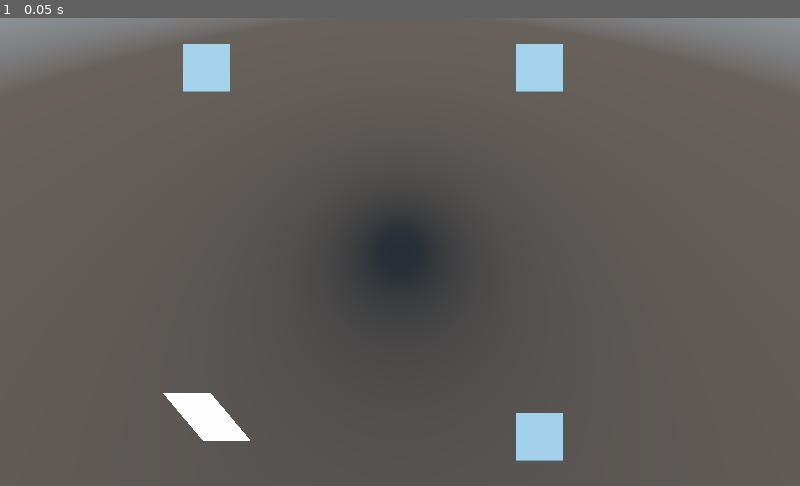
Above: before the commit, frame 1.
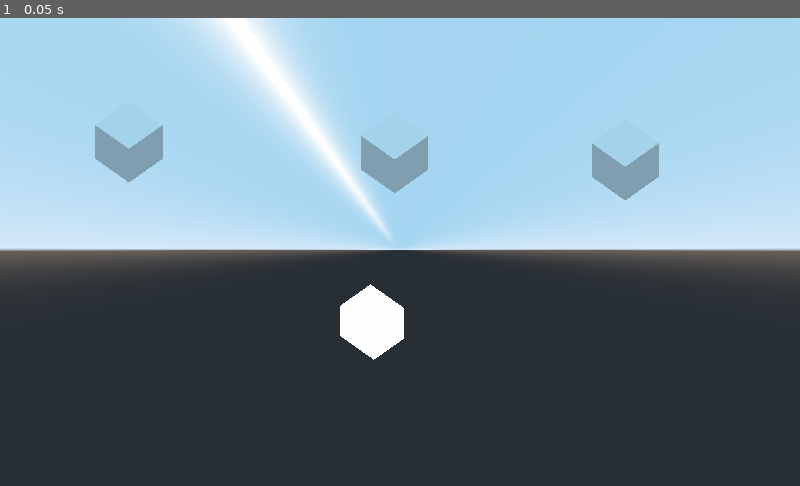
Above: after the commit, the same moment.

Repository: EamonnMR/galactic-night
Game: Godot game, scene res://main.tscn
Two runs of this game, one before a commit and one after it. Both use one fixed random seed, a clock stepped at 60 frames per second and the inputs below.
Inputs:
- Up to frame 1 (0.05 s): no input

The runs differ from the first frame. In frame 1, 96% of the frame differs, in the area x 0-100%, y 0-100%.

Commit message:
First attempt at a perspective shader
https://webglfundamentals.org/webgl/lessons/webgl-3d-perspective.html

(for reference)

Diff:
--- /dev/null
+++ b/MeshInstance.gd
@@ -0,0 +1,4 @@
+extends MeshInstance
+
+func _ready():
+	get_surface_material(0).set_shader_param("position", global_transform.origin)
--- a/main.tscn
+++ b/main.tscn
@@ -1,24 +1,20 @@
-[gd_scene load_steps=4 format=2]
+[gd_scene load_steps=5 format=2]
+
+[ext_resource path="res://perspective.gdshader" type="Shader" id=1]
+[ext_resource path="res://MeshInstance.gd" type="Script" id=2]
 
 [sub_resource type="CubeMesh" id=1]
 size = Vector3( 1, 1, 1 )
 
-[sub_resource type="Shader" id=2]
-code = "shader_type spatial;
-render_mode unshaded;
-
-void vertex() {
-  VERTEX.x += cos(VERTEX.x) * sin(VERTEX.z);
-}
-"
-
 [sub_resource type="ShaderMaterial" id=3]
-shader = SubResource( 2 )
+shader = ExtResource( 1 )
+shader_param/mesh_position = null
+shader_param/camera_position = Vector3( -1, -1, -1 )
 
 [node name="Spatial" type="Spatial"]
 
 [node name="Camera" type="Camera" parent="."]
-transform = Transform( 1, 0, 0, 0, 0.00710346, 0.999975, 0, -0.999975, 0.00710346, 0.758168, 2.14747, 0 )
+transform = Transform( 0.707107, 0.5, -0.5, 0, 0.707107, 0.707107, 0.707107, -0.5, 0.5, -4.0206, 3.43912, 4.88515 )
 projection = 1
 size = 9.82505
 far = 500.0
@@ -27,6 +23,7 @@
 transform = Transform( 1, 0, 0, 0, 1, 0, 0, 0, 1, -3.30178, 0, 3.44212 )
 mesh = SubResource( 1 )
 material/0 = SubResource( 3 )
+script = ExtResource( 2 )
 
 [node name="MeshInstance2" type="MeshInstance" parent="."]
 transform = Transform( 1, 0, 0, 0, 1, 0, 0, 0, 1, -3.30178, 0, -3.88149 )
@@ -34,7 +31,7 @@
 material/0 = null
 
 [node name="MeshInstance3" type="MeshInstance" parent="."]
-transform = Transform( 1, 0, 0, 0, 1, 0, 0, 0, 1, 3.68822, 0, -3.88149 )
+transform = Transform( 1, 0, 0, 0, 1, 0, 0, 0, 1, 0.418039, 0, 0.289719 )
 mesh = SubResource( 1 )
 material/0 = null
 
--- /dev/null
+++ b/perspective.gdshader
@@ -0,0 +1,14 @@
+shader_type spatial;
+render_mode unshaded;
+const float DEPTH_FACTOR = 0.9;
+uniform vec3 mesh_position;
+uniform vec3 camera_position = vec3(-1,-1,-1);
+
+void vertex() {
+	VERTEX -= mesh_position;
+	VERTEX -= camera_position;
+	VERTEX.x = VERTEX.x * DEPTH_FACTOR;
+	VERTEX.y = VERTEX.y * DEPTH_FACTOR;
+	VERTEX += camera_position;
+	VERTEX += mesh_position;
+}
